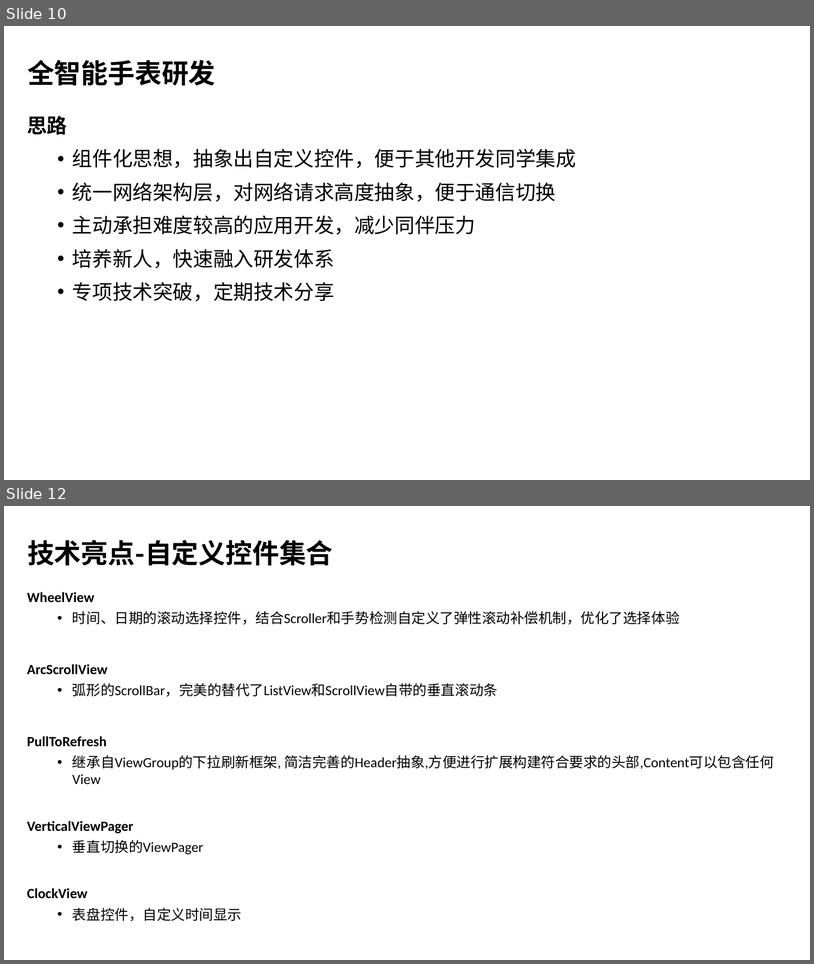
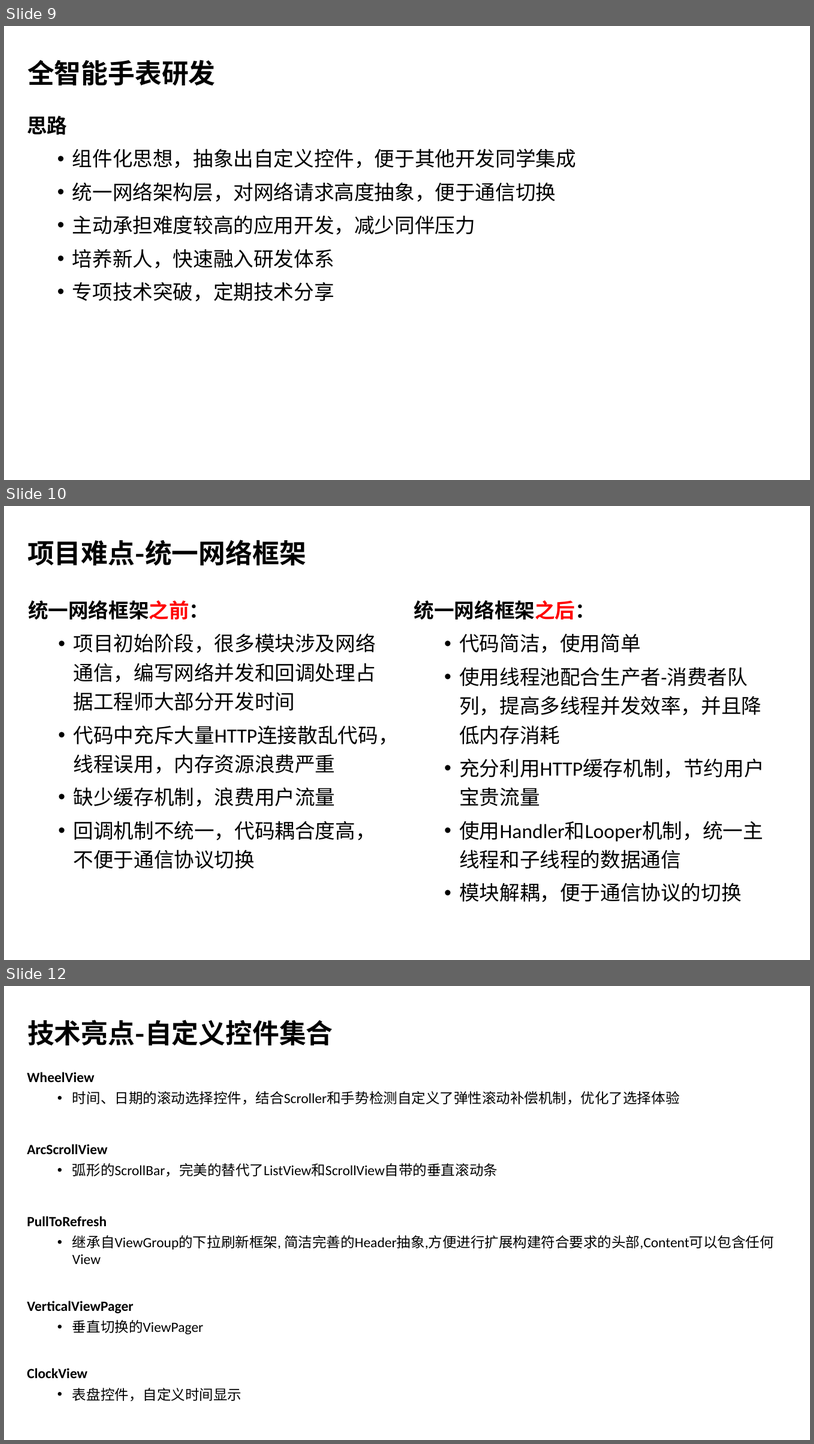
Before and after one commit to wangzhengyi/WangZhengyi, a slide deck: promote/2016阿里晋升述职.pptx. Shown one above the other, each under a label of ours: slides 10 and 12 before the commit, slides 9, 10 and 12 after it; the slides between them are not shown. The pictures are 814x964 and 814x1444 pixels, drawn with LibreOffice and Linux fonts; fonts in the diff are those of the drawing; background and template pictures are left out. Boxes give left, top, right and bottom in pixels: in the first picture for what was removed or moved away, otherwise in the second. Text is boxed around its words. In the diff, an @@ line names an element or a change of style, - is before the commit and + after.

```diff
--- a/promote/2016阿里晋升述职.pptx
+++ b/promote/2016阿里晋升述职.pptx
@@ slide 10 added at [4,506,810,960], background #FFFFFF @@
@@ title added at [27,540,306,565], 32 pt, text #000000, bold @@
+项目难点-统一网络框架
@@ text added at [28,600,399,868], 24 pt, text #000000 @@
+统一网络框架之前：
+  • 项目初始阶段，很多模块涉及网络通信，编写网络并发和回调处理占据工程师大部分开发时间
+  • 代码中充斥大量HTTP连接散乱代码，线程误用，内存资源浪费严重
+  • 缺少缓存机制，浪费用户流量
+  • 回调机制不统一，代码耦合度高，不便于通信协议切换
@@ text added at [414,600,764,902], 24 pt, text #000000 @@
+统一网络框架之后：
+  • 代码简洁，使用简单
+  • 使用线程池配合生产者-消费者队列，提高多线程并发效率，并且降低内存消耗
+  • 充分利用HTTP缓存机制，节约用户宝贵流量
+  • 使用Handler和Looper机制，统一主线程和子线程的数据通信
+  • 模块解耦，便于通信协议的切换
@@ what was slide 10 is now slide 9 @@
```
Also in this commit, not shown: 5 slides changed, 2 other slides added, 1 slide removed, 3 other files.
